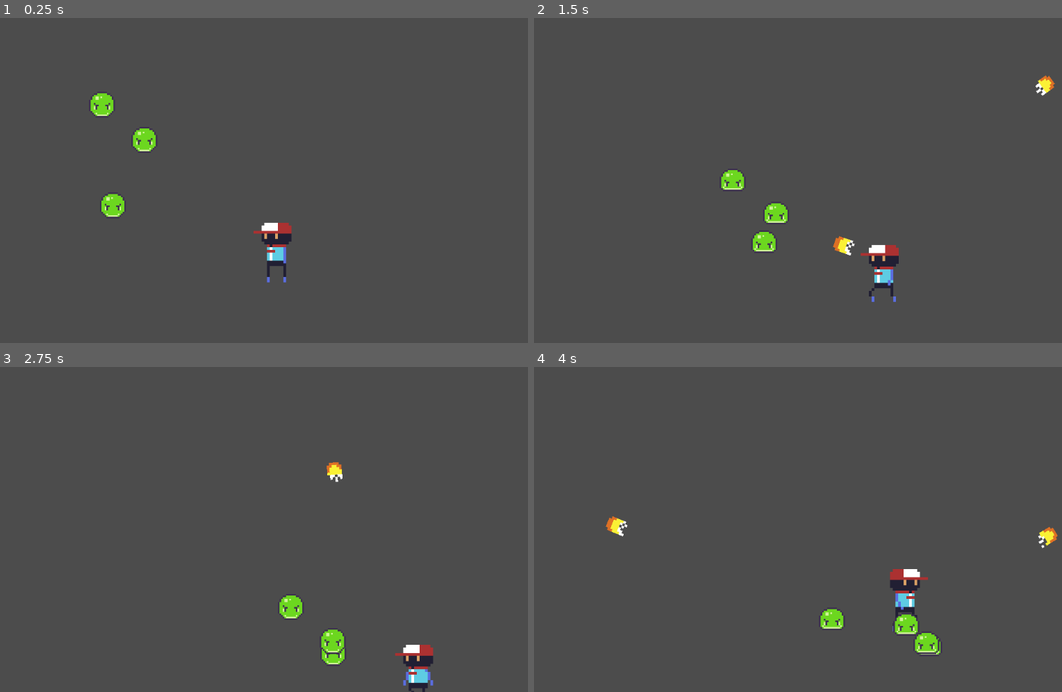
Above: before the commit, frames 1-4 (two rows, left to right).
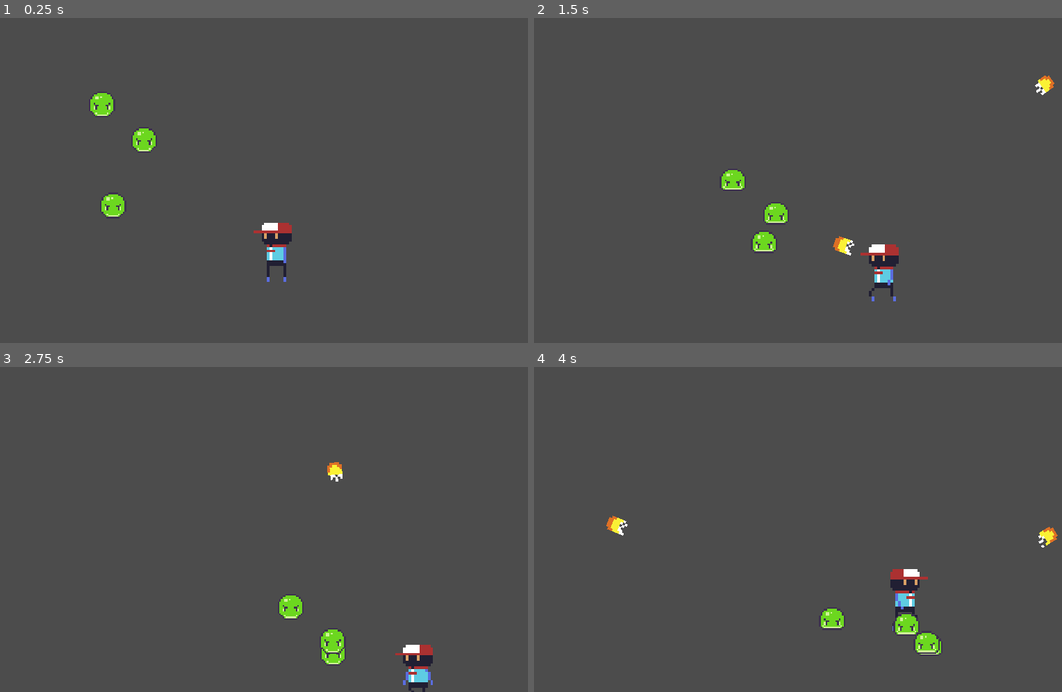
Above: after the commit, the same moments.

Repository: kleberkgns/GeekBrawl
Game: Godot game, scene res://Scenes/Cena1.tscn
Same seed, same stepped clock (60 frames per second), same inputs: the game is played once before the commit and once after it.
Inputs (mouse positions are in pixels of both pictures, inside the frame that each line leads up to):
- Up to frame 1 (0.25 s): no input
- Up to frame 2 (1.5 s): move the mouse to (935, 164) at 0.52 s; hold D 0.53-1.28 s; click (935, 164) at 0.6 s; move the mouse to (702, 196) at 1.27 s; hold S from 1.28 s (still down); click (702, 196) at 1.35 s
- Up to frame 3 (2.75 s): move the mouse to (332, 458) at 2.02 s; release S at 2.03 s; hold D from 2.03 s (still down); click (332, 458) at 2.1 s
- Up to frame 4 (4 s): move the mouse to (782, 594) at 2.77 s; release D at 2.78 s; hold W 2.78-3.53 s; click (782, 594) at 2.85 s; move the mouse to (977, 578) at 3.52 s; hold A from 3.53 s (still down); click (977, 578) at 3.6 s

The runs differ from the first frame. In frame 1, 0.2% of the frame differs, in the area x 17-56%, y 23-82%; in frame 2, 0.3%; in frame 3, 0.2%; in frame 4, 0.3%, in the area x 13-100%, y 45-89%.

Commit message:
fixing screen resolution

Diff:
--- a/Scenes/Cena1.tscn
+++ b/Scenes/Cena1.tscn
@@ -59,7 +59,7 @@
 scale = Vector2( 5, 5 )
 frames = SubResource( 1 )
 animation = "Idle"
-frame = 18
+frame = 4
 playing = true
 
 [node name="Enemy" parent="." instance=ExtResource( 31 )]
--- a/project.godot
+++ b/project.godot
@@ -13,6 +13,11 @@
 config/name="GeekBrawl"
 run/main_scene="res://Scenes/Cena1.tscn"
 config/icon="res://icon.png"
+
+[display]
+
+window/stretch/mode="2d"
+window/stretch/aspect="keep"
 
 [importer_defaults]
 
